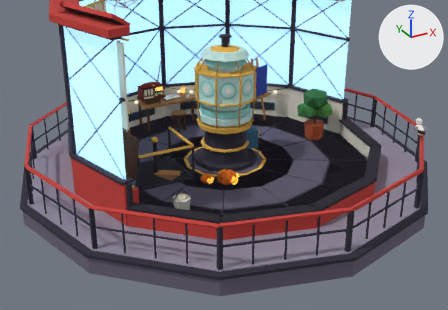
The glTF model public/models/lamproom.glb, before and after one commit.
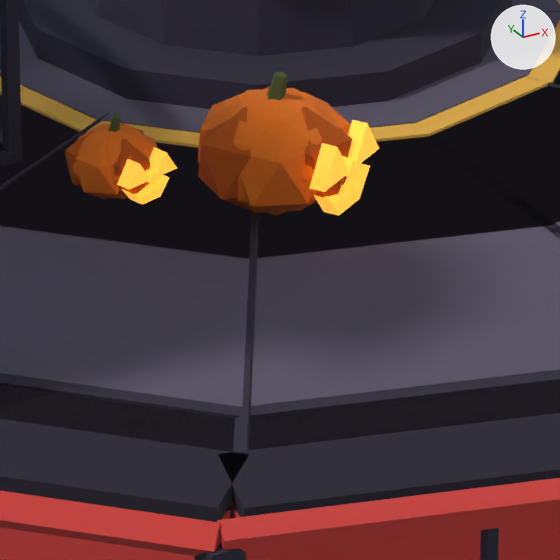
There are two pictures of each version: one whole from a camera (50 mm lens) standing at (-8.27, -14.98, 7.66) and looking at (-0.73, -1.26, 0.8), one close up on the part from 43% to 59% of the width and 51% to 74% of the height. Every picture has the same lights, and +X, +Y and +Z are marked at upper right. The first two pictures are the older version. Where no turn or scale is listed for an object, it has been applied to the vertices. Vertices at exactly the same position are counted once.

Objects in the first close-up: 'hatch', 'lamp_jack.001', 'lamp_jack_small.001', 'pedestal', 'railing', 'room'.
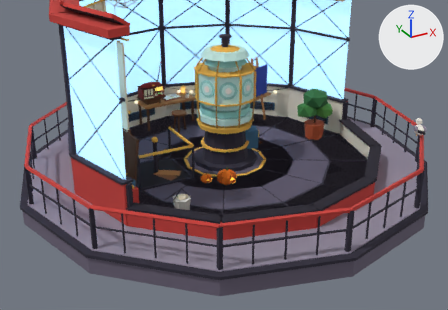
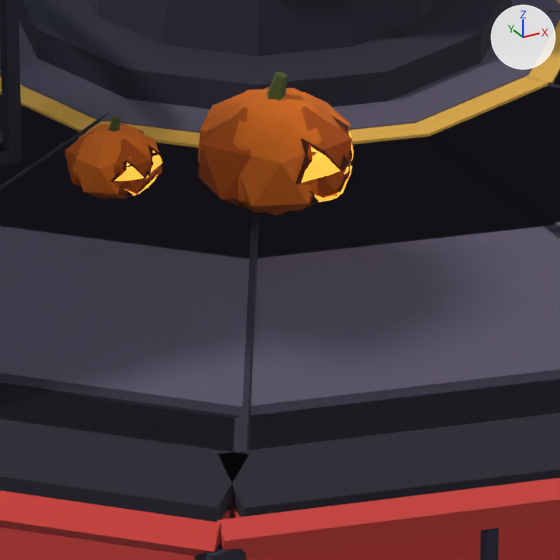
Patch to the scene script:
```diff
--- a/public/models/lamproom.glb.py
+++ b/public/models/lamproom.glb.py
@@ mat_c_4a1c08 @@
+mat_c_4a1c08 = principled_material('c_4a1c08')
+mat_c_4a1c08.base_color = (0.0685, 0.0116, 0.00243)  # brown #4a1c08
+mat_c_4a1c08.roughness = 1.0
@@ me_lamp_jack @@
 # used by ob_lamp_jack_001; location = (-0.75, -1.45, 0.0)
-me_lamp_jack.from_pydata(...)  # 162 vertices, 276 faces; spans x -0.286..0.33, y -0.367..0.269, z 0.0..0.512
+me_lamp_jack.from_pydata(...)  # 346 vertices, 526 faces; spans x -0.286..0.286, y -0.274..0.269, z 0.0..0.512
+# me_lamp_jack part 1: the loose piece of 20 vertices spanning x -0.003..0.284, y -0.333..-0.125, z 0.068..0.165 is rebuilt with 81 vertices and now spans x 0.008..0.233, y -0.273..-0.122, z 0.094..0.162
+# me_lamp_jack part 2: the loose piece of 6 vertices spanning x 0.145..0.33, y -0.254..-0.109, z 0.213..0.348 is rebuilt with 10 vertices and now spans x 0.162..0.269, y -0.23..-0.06, z 0.213..0.348, in mat_c_4a1c08 (brown #4a1c08)
+# me_lamp_jack part 3: a new loose piece of 81 vertices spanning x -0.013..0.236, y -0.266..-0.097, z 0.083..0.18, in mat_c_4a1c08 (brown #4a1c08)
+# me_lamp_jack part 4
+# 12 vertices are removed from x -0.039..0.195, y -0.367..-0.198, z 0.204..0.348
+# 16 faces are deleted
+# 50 vertices are added at x -0.068..0.264, y -0.274..-0.08, z 0.201..0.348
+# 18 new faces join them, mat_c_4a1c08 (brown #4a1c08)
+# 27 new faces join them, mat_glow_ffb640 (orange #ffb640, glowing orange #ffb640)
 me_lamp_jack.materials.append(mat_c_b8520f)
@@ me_lamp_jack @@
 me_lamp_jack.materials.append(mat_glow_ffb640)
+me_lamp_jack.materials.append(mat_c_4a1c08)  # brown #4a1c08
@@ me_lamp_jack_small @@
 # used by ob_lamp_jack_small_001; location = (-1.2, -1.1, 0.0)
-me_lamp_jack_small.from_pydata(...)  # 162 vertices, 276 faces; spans x -0.16..0.172, y -0.224..0.172, z 0.0..0.307
+me_lamp_jack_small.from_pydata(...)  # 346 vertices, 526 faces; spans x -0.16..0.16, y -0.178..0.172, z 0.0..0.307
+# me_lamp_jack_small part 5: the loose piece of 20 vertices spanning x -0.048..0.141, y -0.206..-0.095, z 0.041..0.099 is rebuilt with 81 vertices and now spans x -0.05..0.125, y -0.175..-0.093, z 0.049..0.108, in mat_c_4a1c08 (brown #4a1c08)
+# me_lamp_jack_small part 6: the loose piece of 6 vertices spanning x 0.051..0.172, y -0.185..-0.096, z 0.128..0.209 is rebuilt with 10 vertices and now spans x 0.058..0.148, y -0.15..-0.076, z 0.128..0.209, in mat_c_4a1c08 (brown #4a1c08)
+# me_lamp_jack_small part 7: the loose piece of 6 vertices spanning x -0.073..0.048, y -0.224..-0.134, z 0.128..0.209 is rebuilt with 10 vertices and now spans x -0.083..0.039, y -0.167..-0.113, z 0.128..0.209, in mat_c_4a1c08 (brown #4a1c08)
+# me_lamp_jack_small part 8: a new loose piece of 81 vertices spanning x -0.038..0.118, y -0.178..-0.107, z 0.057..0.097, in mat_glow_ffb640 (orange #ffb640, glowing orange #ffb640)
+# me_lamp_jack_small part 9
+# 6 vertices are removed from x 0.021..0.08, y -0.2..-0.13, z 0.122..0.155
+# 8 faces are deleted
+# 40 vertices are added at x -0.071..0.144, y -0.171..-0.094, z 0.121..0.194
+# 9 new faces join them, mat_c_4a1c08 (brown #4a1c08)
+# 27 new faces join them, mat_glow_ffb640 (orange #ffb640, glowing orange #ffb640)
 me_lamp_jack_small.materials.append(mat_c_b8520f)
@@ me_lamp_jack_small @@
 me_lamp_jack_small.materials.append(mat_glow_ffb640)
+me_lamp_jack_small.materials.append(mat_c_4a1c08)  # brown #4a1c08
```

Changed parts and their boxes [x1, y1, x2, y2] in the close-ups (560 x 560 px):
'lamp_jack.001', reshaped (14% narrower): before [198, 72, 379, 216]; after [198, 72, 354, 216]
'lamp_jack_small.001', reshaped (13% narrower, 7% shorter): before [65, 115, 177, 205]; after [65, 115, 162, 199]
part 1 of me_lamp_jack, rebuilt (33% narrower, 28% shorter): before [314, 164, 370, 216]; after [315, 165, 352, 202]
part 2 of me_lamp_jack, rebuilt: before [348, 120, 379, 166]; after [333, 116, 351, 164]
part 3 of me_lamp_jack, added: after [309, 164, 350, 204]
part 4 of me_lamp_jack, cut back: before [309, 143, 358, 192]; after [295, 131, 354, 185]
part 5 of me_lamp_jack_small, rebuilt (24% narrower, 16% shorter): before [122, 175, 170, 205]; after [122, 171, 158, 196]
part 6 of me_lamp_jack_small, rebuilt: before [149, 147, 177, 177]; after [148, 145, 161, 173]
part 7 of me_lamp_jack_small, rebuilt: before [117, 159, 150, 190]; after [110, 161, 144, 182]
part 8 of me_lamp_jack_small, added: after [125, 176, 157, 196]
part 9 of me_lamp_jack_small, cut back: before [146, 170, 159, 183]; after [114, 151, 162, 181]
